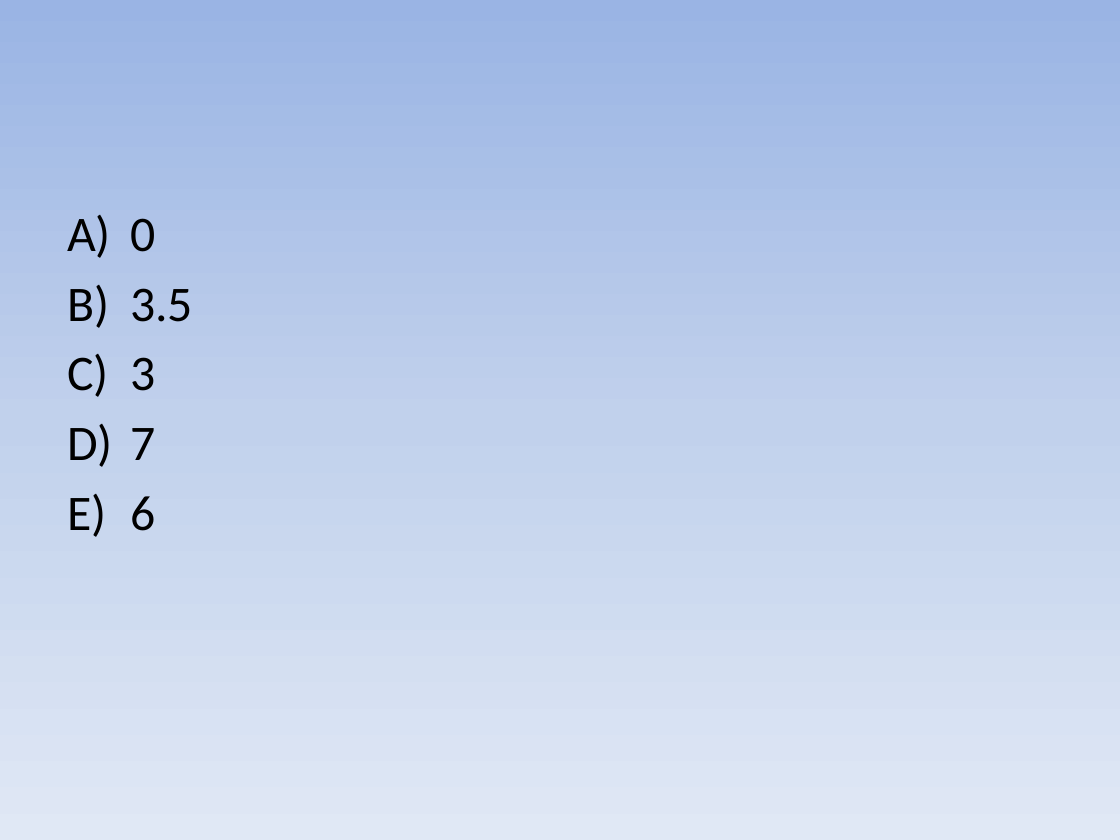
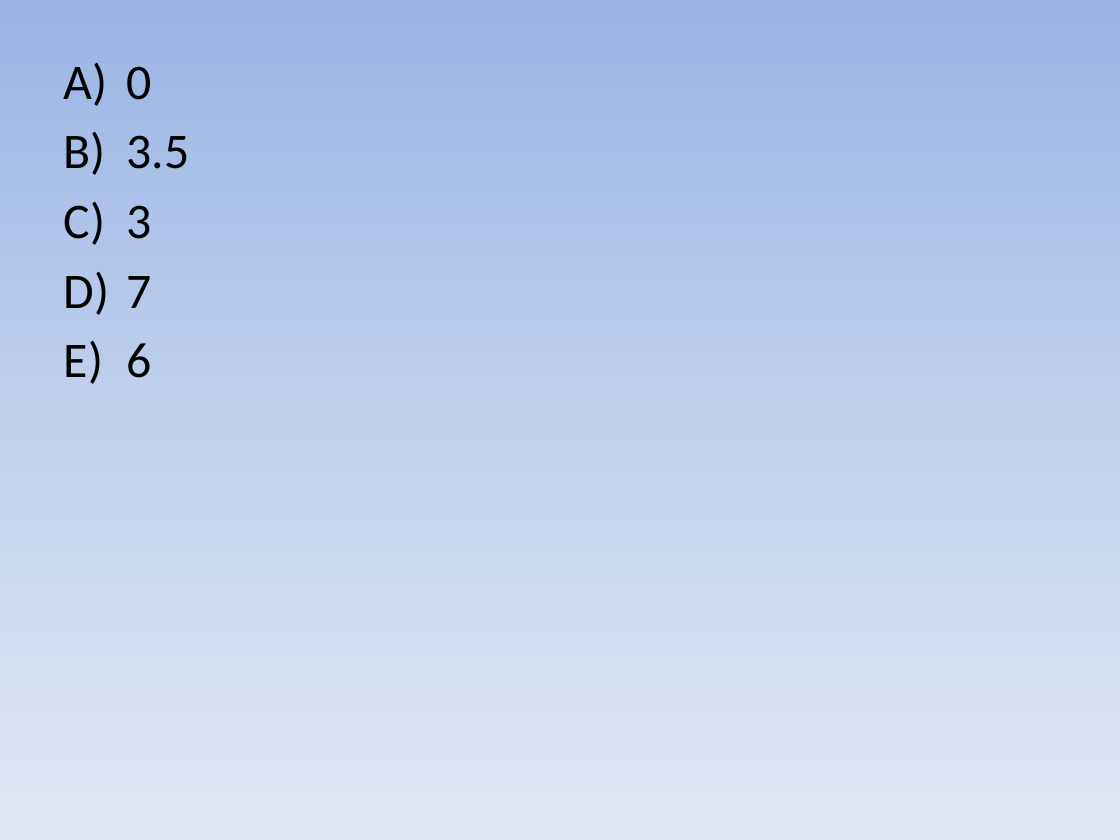
Before and after one commit to italo2403/AULA_L-GICA_PROGRAMA-O, a slide deck: slide 10 of EXERCÍCIOS.pptx (slide 11 before the commit). Drawn at 1120x840 pixels with LibreOffice and Linux fonts; fonts in the diff are those of the drawing. Boxes give left, top, right and bottom in pixels: in the first picture for what was removed or moved away, otherwise in the second. Text is boxed around its words. In the diff, an @@ line names an element or a change of style, - is before the commit and + after.

```diff
--- a/EXERCÍCIOS.pptx
+++ b/EXERCÍCIOS.pptx
@@ text "0": place and size @@
-text "0" at box(130, 218, 193, 531)
+text "0" at box(127, 66, 190, 378)
```
Also in this commit, not shown: 10 other slides changed, 4 slides added, 7 slides removed, 3 other files.
